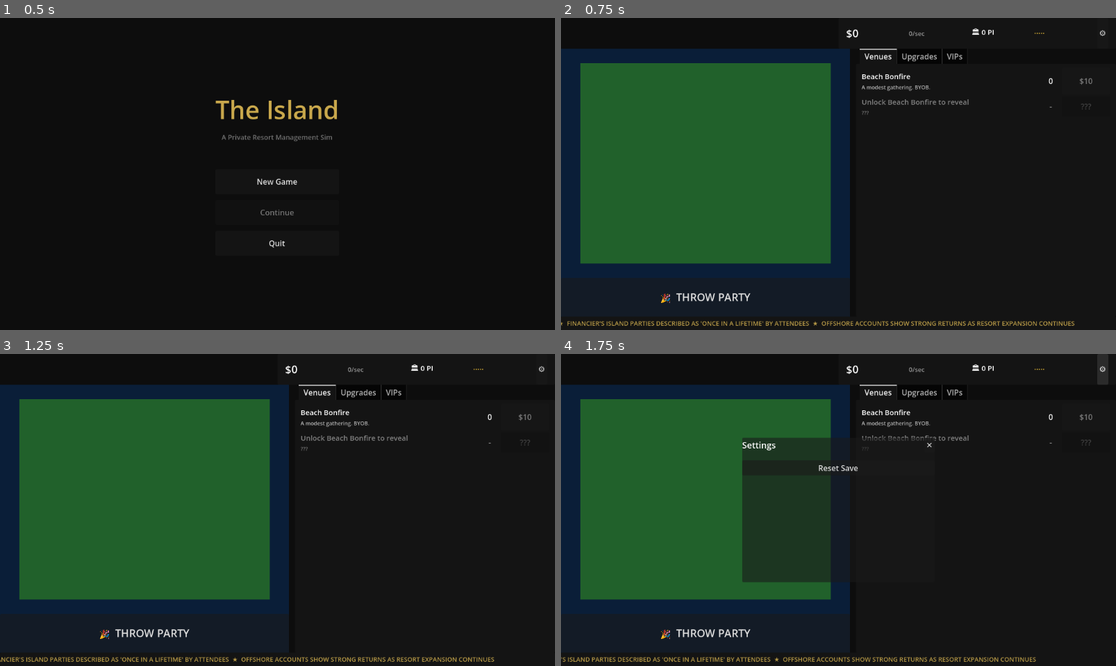
Above: before the commit, frames 1-4 (two rows, left to right).
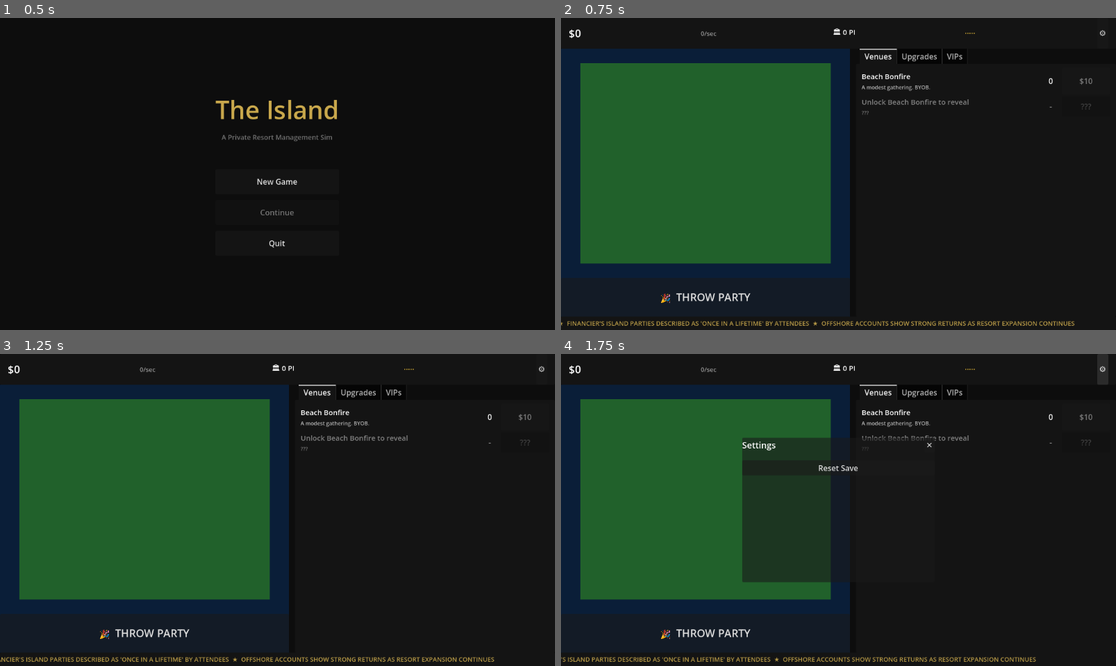
Above: after the commit, the same moments.

Repository: jhughesofficial/island-game
Game: Godot game, scene res://scenes/MainMenu.tscn
Same seed, same stepped clock (60 frames per second), same inputs: the game is played once before the commit and once after it.
Inputs:
- Up to frame 1 (0.5 s): no input
- Up to frame 2 (0.75 s): click "New Game" at 0.5 s
- Up to frame 3 (1.25 s): no input
- Up to frame 4 (1.75 s): click "⚙" at 1.25 s

Frame 1 is identical in both runs. In frame 2, 0.2% of the frame differs, in the area x 1-88%, y 3-7%; in frame 3, 0.2%; in frame 4, 0.2%.

Commit message:
fix: restore StatusBar full-width anchor (editor had set anchor_left=0.5)

Diff:
--- a/scenes/Main.tscn
+++ b/scenes/Main.tscn
@@ -1,6 +1,6 @@
-[gd_scene load_steps=10 format=3]
+[gd_scene format=3 uid="uid://brm2x40i08miv"]
 
-[ext_resource type="Script" path="res://scripts/components/main.gd" id="1"]
+[ext_resource type="Script" uid="uid://dq1qd162byc3v" path="res://scripts/components/main.gd" id="1"]
 [ext_resource type="PackedScene" path="res://scenes/components/StatusBar.tscn" id="2"]
 [ext_resource type="PackedScene" path="res://scenes/components/IslandMap.tscn" id="3"]
 [ext_resource type="PackedScene" path="res://scenes/components/TabPanel.tscn" id="4"]
@@ -10,43 +10,53 @@
 [ext_resource type="PackedScene" path="res://scenes/components/NewsTicker.tscn" id="8"]
 [ext_resource type="PackedScene" path="res://scenes/components/Toast.tscn" id="9"]
 
-[node name="Main" type="Control"]
+[node name="Main" type="Control" unique_id=313850653]
+layout_mode = 3
+anchors_preset = 15
 anchor_right = 1.0
 anchor_bottom = 1.0
 script = ExtResource("1")
 
-[node name="Background" type="ColorRect" parent="."]
+[node name="Background" type="ColorRect" parent="." unique_id=2067849042]
+layout_mode = 0
 anchor_right = 1.0
 anchor_bottom = 1.0
 color = Color(0.051, 0.051, 0.051, 1)
 
-[node name="StatusBar" parent="." instance=ExtResource("2")]
+[node name="StatusBar" parent="." unique_id=531408106 instance=ExtResource("2")]
 layout_mode = 1
-anchors_preset = 5
+anchors_preset = 10
 anchor_right = 1.0
 offset_bottom = 64.0
 
-[node name="HSplitContainer" type="HSplitContainer" parent="."]
+[node name="HSplitContainer" type="HSplitContainer" parent="." unique_id=276330912]
 layout_mode = 1
+anchors_preset = 15
 anchor_right = 1.0
 anchor_bottom = 1.0
 offset_top = 64.0
 offset_bottom = -28.0
+split_offsets = PackedInt32Array(600)
 split_offset = 600
 
-[node name="IslandMap" parent="HSplitContainer" instance=ExtResource("3")]
+[node name="IslandMap" parent="HSplitContainer" unique_id=156870130 instance=ExtResource("3")]
+layout_mode = 2
 
-[node name="TabPanel" parent="HSplitContainer" instance=ExtResource("4")]
+[node name="TabPanel" parent="HSplitContainer" unique_id=928428935 instance=ExtResource("4")]
+layout_mode = 2
+current_tab = 0
 
-[node name="NewsTicker" parent="." instance=ExtResource("8")]
+[node name="NewsTicker" parent="." unique_id=343870175 instance=ExtResource("8")]
 layout_mode = 1
+anchors_preset = 12
 anchor_top = 1.0
 anchor_right = 1.0
 anchor_bottom = 1.0
 offset_top = -28.0
 
-[node name="Toast" parent="." instance=ExtResource("9")]
+[node name="Toast" parent="." unique_id=777475118 instance=ExtResource("9")]
 layout_mode = 1
+anchors_preset = 7
 anchor_left = 0.5
 anchor_top = 1.0
 anchor_right = 0.5
@@ -56,13 +66,13 @@
 offset_right = 200.0
 offset_bottom = -32.0
 
-[node name="GameOverOverlay" parent="." instance=ExtResource("5")]
+[node name="GameOverOverlay" parent="." unique_id=323573081 instance=ExtResource("5")]
 layout_mode = 1
-anchor_right = 1.0
-anchor_bottom = 1.0
+anchors_preset = 15
 
-[node name="SettingsPanel" parent="." instance=ExtResource("6")]
+[node name="SettingsPanel" parent="." unique_id=200355580 instance=ExtResource("6")]
 layout_mode = 1
+anchors_preset = 8
 anchor_left = 0.5
 anchor_top = 0.5
 anchor_right = 0.5
@@ -72,10 +82,11 @@
 offset_right = 200.0
 offset_bottom = 150.0
 
-[node name="SaveTimer" type="Timer" parent="."]
+[node name="SaveTimer" type="Timer" parent="." unique_id=390431680]
 
-[node name="DebugPanel" parent="." instance=ExtResource("7")]
+[node name="DebugPanel" parent="." unique_id=1094374158 instance=ExtResource("7")]
 layout_mode = 1
+anchors_preset = 9
 anchor_bottom = 1.0
+offset_top = 64.0
 offset_right = 120.0
-offset_top = 64.0
